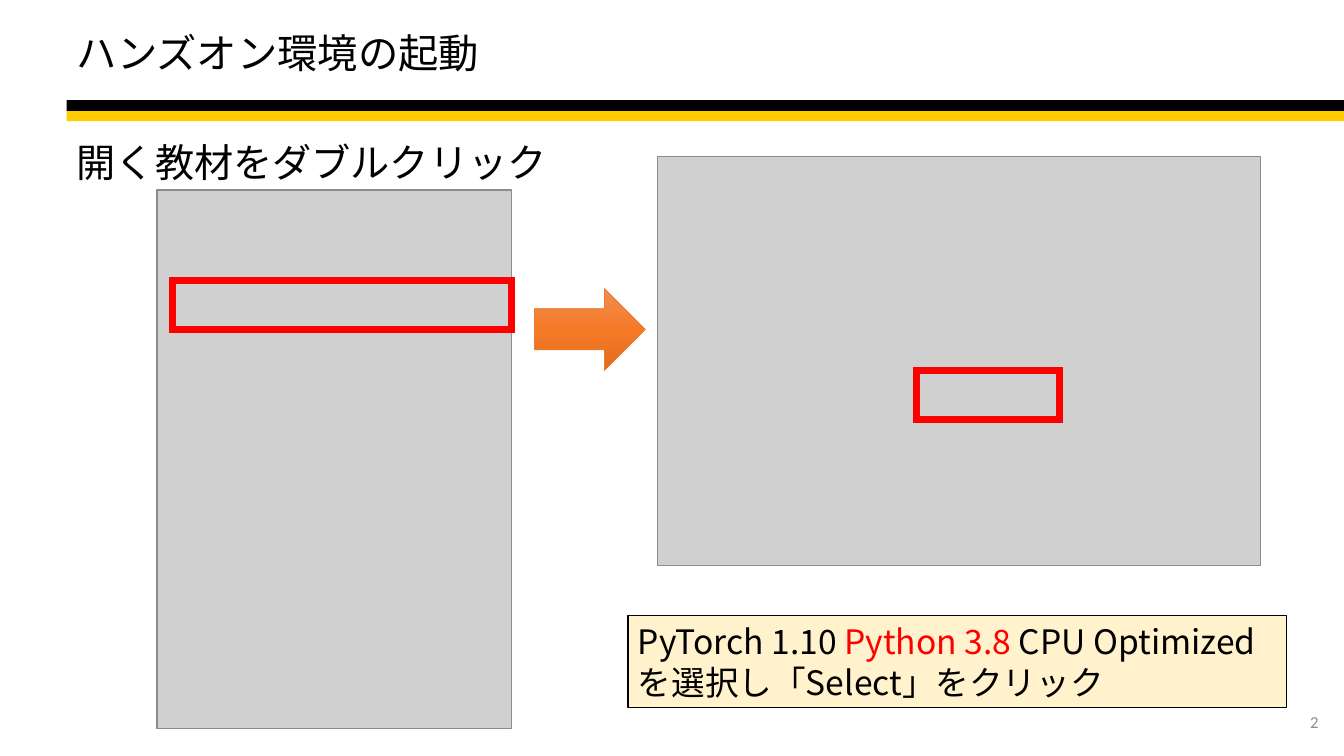
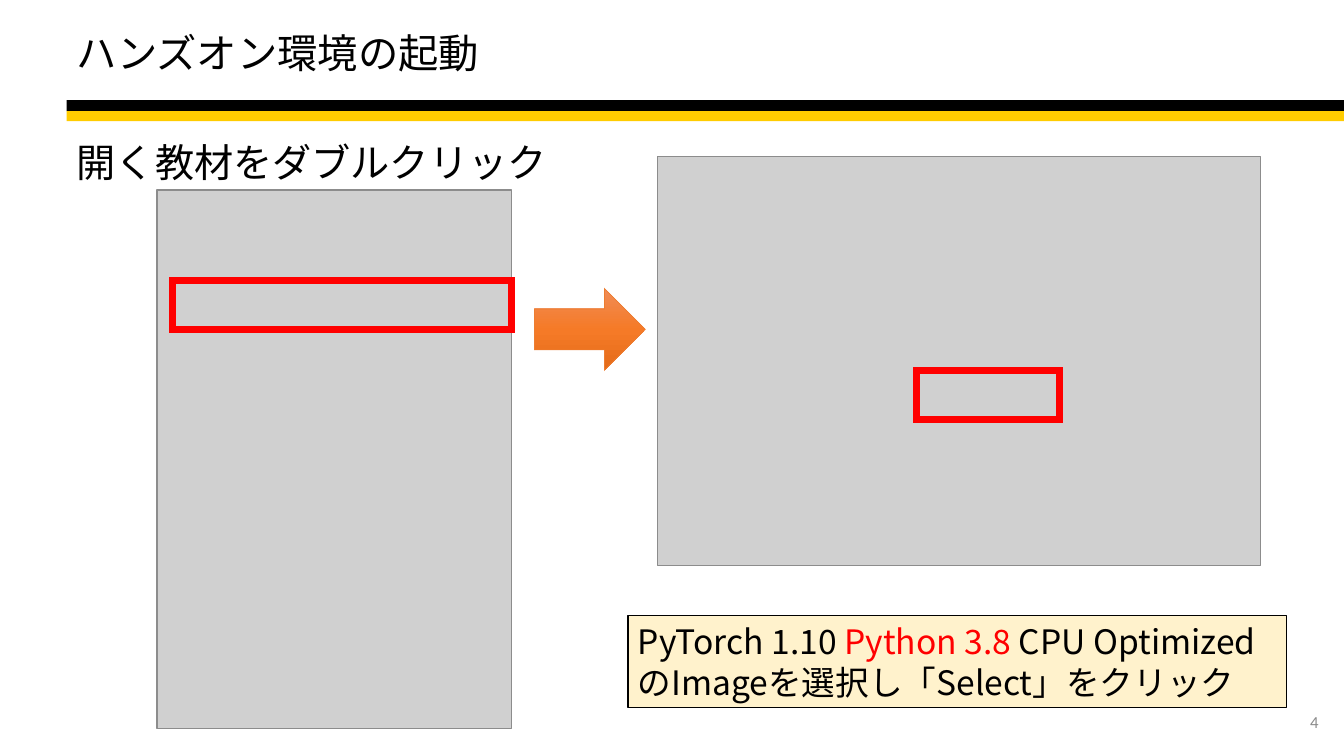
Before and after one commit to quantinuum-jp/QSRH-Quantinuum, a slide deck: slide 4 of 2022/2022-08-19QSRH/20220819-Quantinuum-tket.pptx (slide 2 before the commit). Drawn at 1344x756 pixels with LibreOffice and Linux fonts; fonts in the diff are those of the drawing; grey boxes stand for pictures. Boxes give left, top, right and bottom in pixels: in the first picture for what was removed or moved away, otherwise in the second. Text is boxed around its words. In the diff, an @@ line names an element or a change of style, - is before the commit and + after.

```diff
--- a/2022/2022-08-19QSRH/20220819-Quantinuum-tket.pptx
+++ b/2022/2022-08-19QSRH/20220819-Quantinuum-tket.pptx
@@ text in rectangle at <box>638,627,1234,704</box>: text changed @@
-PyTorch 1.10 Python 3.8 CPU Optimizedを選択し「Select」をクリック
+PyTorch 1.10 Python 3.8 CPU OptimizedのImageを選択し「Select」をクリック
@@ page number at <box>1310,717,1318,728</box>: text changed @@
-2
+4
```
Also in this commit, not shown: 1 other slide changed, 3 slides added, 1 slide removed.
